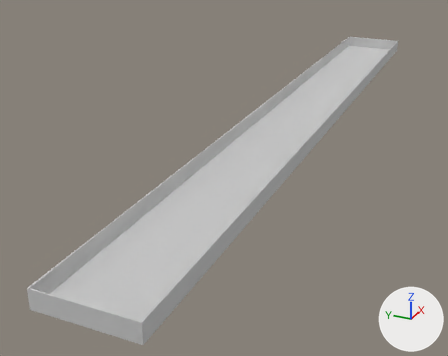
A saved change to the FBX model Assets/Models_24/leibo_hc_05.FBX.
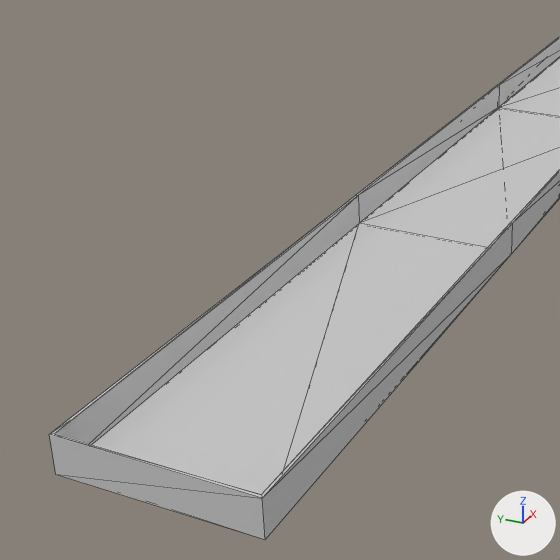
There are two pictures of each version: one whole from a 50 mm lens placed at (-167.1, -50.3, 59.3), pointed at (-19.8, 16.0, -14.4), one close up on the part from 0% to 68% of the width and 15% to 100% of the height. Every picture has the same lights, and +X, +Y and +Z are marked at lower right. The last two pictures show the newer version. The close-ups show mesh edges as thin lines. Where no turn or scale is listed for an object, it has been applied to the vertices.

In view in the first close-up: 'leibo_hc_05'.
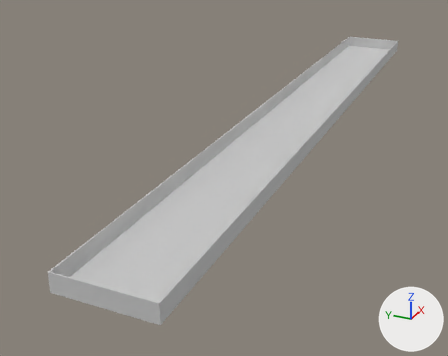
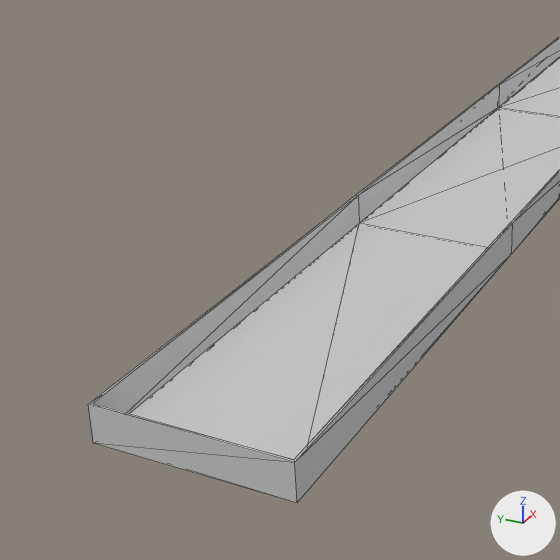
Where the change shows, as pixel boxes (x1, y1, x2, y2) in the close-ups (560 x 560 px; the box of a moved part takes in the faces that stretch with it):
'leibo_hc_05', reshaped
    before: (49, 36, 560, 540)
    after: (88, 36, 560, 503)
part 1 of me_mesh, moved or reshaped
    before: (49, 223, 505, 540)
    after: (88, 223, 505, 503)

The edits, one by one:
me_mesh is used by ob_leibo_hc_05; location (0.0, 0.0, 2.0).
me_mesh had 50 vertices, 96 faces and spanned x -106.0..98.0, y -10.0..10.0, z -2.0..2.0.
me_mesh now has 50 vertices, 96 faces and spans x -101.0..98.0, y -10.0..10.0, z -2.0..2.0.
me_mesh part 1: all 10 vertices in x -106.0, y -10.0..10.0, z -2.0..2.0 are moved by (5.0, 0.0, 0.0).
